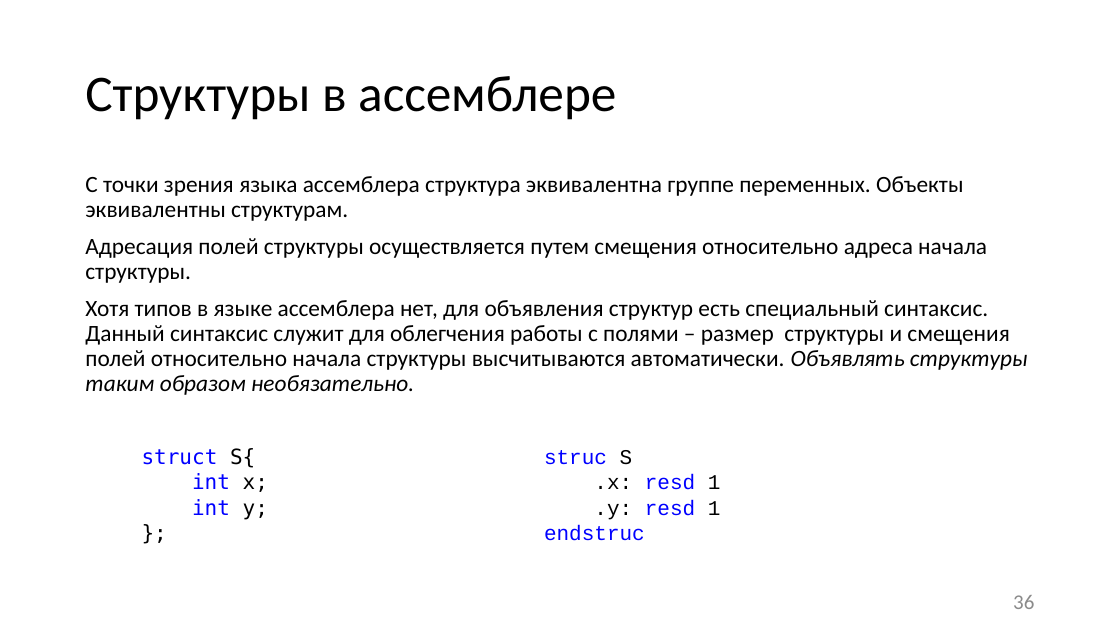
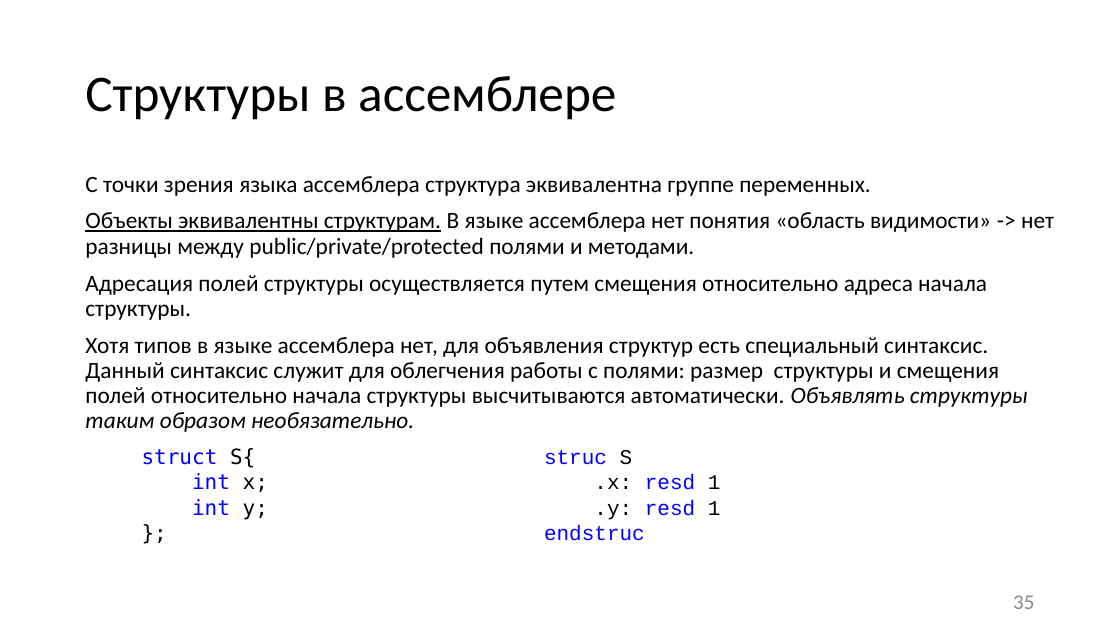
Before and after one commit to itsecd/low-level-programming, a slide deck: slide 35 of Lectures/3.Calling_conventions/Lecture3.pptx (slide 36 before the commit). Drawn at 1120x630 pixels with LibreOffice and Linux fonts; fonts in the diff are those of the drawing. Boxes give left, top, right and bottom in pixels: in the first picture for what was removed or moved away, otherwise in the second. Text is boxed around its words. In the diff, an @@ line names an element or a change of style, - is before the commit and + after.

Commit message:
[~] Lecture 3: minor changes

```diff
--- a/Lectures/3.Calling_conventions/Lecture3.pptx
+++ b/Lectures/3.Calling_conventions/Lecture3.pptx
@@ text at [85, 176, 1054, 258]: text changed @@
-С точки зрения языка ассемблера структура эквивалентна группе переменных. Объекты эквивалентны структурам.
+С точки зрения языка ассемблера структура эквивалентна группе переменных.
+Объекты эквивалентны структурам. В языке ассемблера нет понятия «область видимости» -> нет разницы между public/private/protected полями и методами.
@@ text at [85, 337, 1028, 432]: text changed @@
-Хотя типов в языке ассемблера нет, для объявления структур есть специальный синтаксис. Данный синтаксис служит для облегчения работы с полями – размер структуры и смещения полей относительно начала структуры высчитываются автоматически. Объявлять структуры таким образом необязательно.
+Хотя типов в языке ассемблера нет, для объявления структур есть специальный синтаксис. Данный синтаксис служит для облегчения работы с полями: размер структуры и смещения полей относительно начала структуры высчитываются автоматически. Объявлять структуры таким образом необязательно.
@@ page number at [1013, 595, 1034, 609]: text changed @@
-36
+35
```
Also in this commit, not shown: 38 other slides changed, 1 slide added, 2 slides removed, 1 other file.
